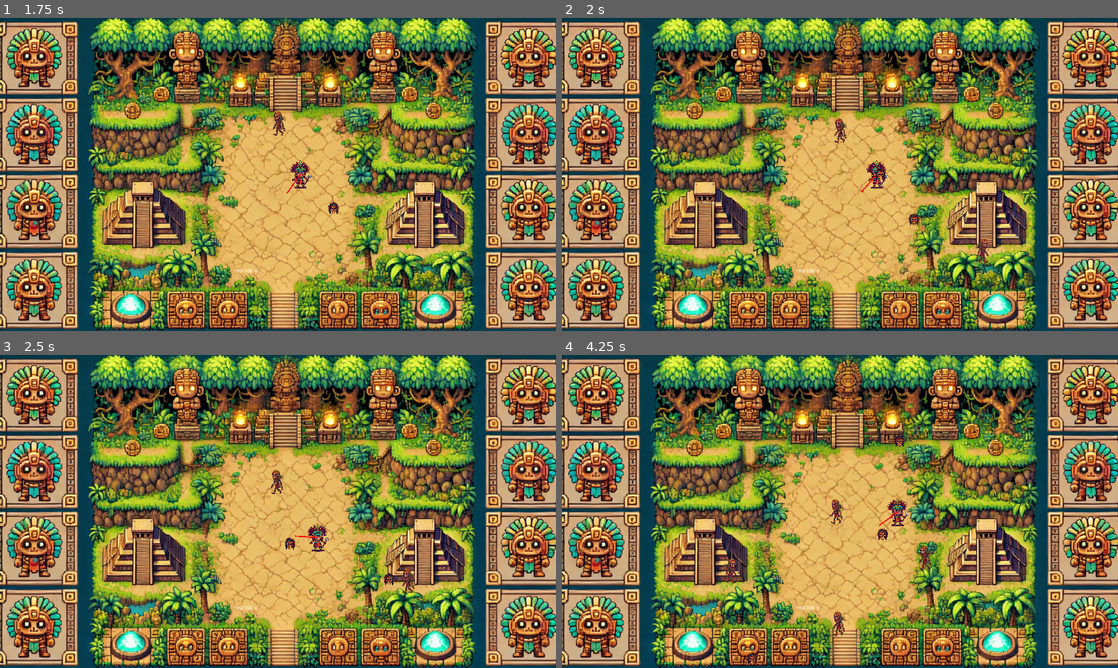
Above: before the commit, frames 1-4 (two rows, left to right).
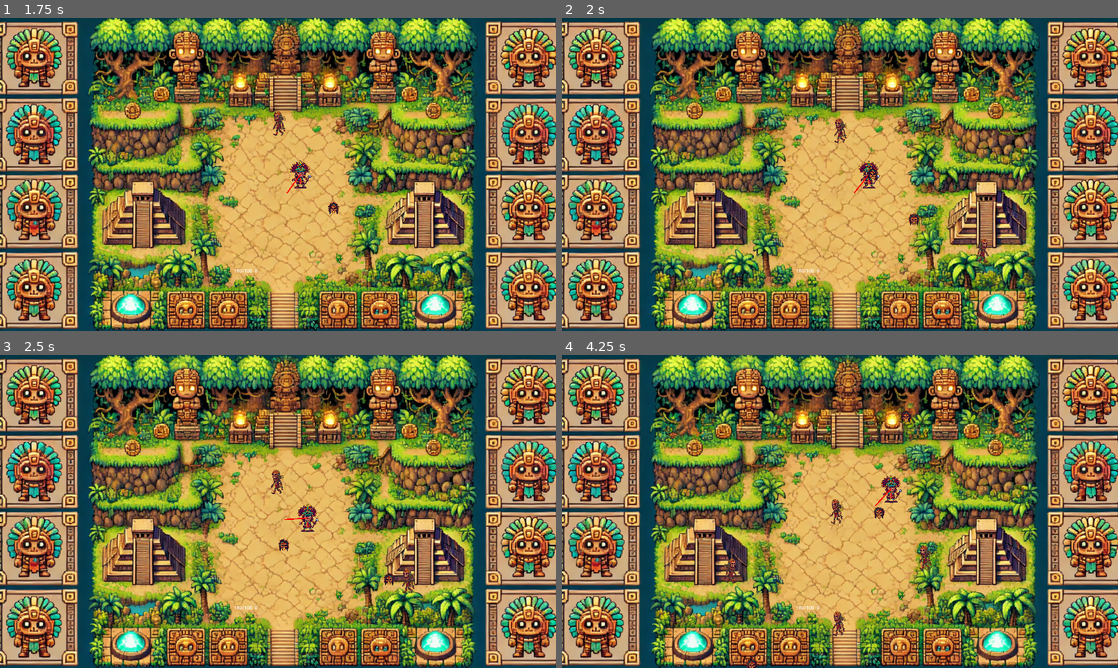
Above: after the commit, the same moments.

Repository: lvnav/survivor-in-two-week
Game: Godot game, scene res://Scenes/Root.tscn
Same seed, same stepped clock (60 frames per second), same inputs: the game is played once before the commit and once after it.
Inputs (mouse positions are in pixels of both pictures, inside the frame that each line leads up to):
- Up to frame 1 (1.75 s): click "Start" at 0.5 s; move the mouse to (233, 268) at 1.27 s; hold D (user_move_right) from 1.28 s (still down); hold Space (dodge) from 1.28 s (still down)
- Up to frame 2 (2 s): keep holding D (user_move_right); keep holding Space (dodge)
- Up to frame 3 (2.5 s): move the mouse to (166, 527) at 2.02 s; release D (user_move_right) at 2.03 s; release Space (dodge) at 2.03 s; hold S (user_move_down) from 2.03 s (still down); tap Space (dodge) at 2.1 s
- Up to frame 4 (4.25 s): move the mouse to (895, 442) at 2.77 s; release S (user_move_down) at 2.78 s; hold D (user_move_right) 2.78-3.53 s; hold Space (dodge) 2.78-3.53 s; move the mouse to (812, 574) at 3.52 s; hold W (user_move_up) from 3.53 s (still down); tap Space (dodge) at 3.6 s

Frame 1 is identical in both runs. In frame 2, 0.3% of the frame differs, in the area x 52-59%, y 45-56%; in frame 3, 0.5%; in frame 4, 0.7%, in the area x 33-63%, y 17-100%.

Commit message:
Handle dodge

Diff:
--- a/Scenes/Player/player.gd
+++ b/Scenes/Player/player.gd
@@ -59,7 +59,8 @@
 	else:
 		sprite_2d.flip_h = false
 
-	if (direction.x != 0 or direction.y != 0) and Input.is_action_pressed("dodge") and release_dodge_timer.is_stopped():
+	if (direction.x != 0 or direction.y != 0) and Input.is_action_just_pressed("dodge") and release_dodge_timer.is_stopped():
+		print('cc')
 		dodge_timer.start()
 		dodge_move_speed_boost = BASE_SPEED
 
--- a/Scenes/Player/player.tscn
+++ b/Scenes/Player/player.tscn
@@ -48,7 +48,6 @@
 wait_time = 0.5
 
 [node name="ReleaseDodgeTimer" type="Timer" parent="."]
-wait_time = 0.2
 
 [connection signal="attack_speed_modifier_has_changed" from="." to="AttackTimer" method="_on_player_attack_speed_modifier_has_changed"]
 [connection signal="timeout" from="AttackTimer" to="." method="_on_attack_timer_timeout"]
